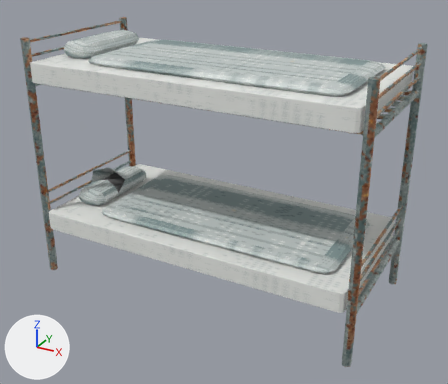
One commit to the glTF model models/bunkbed_ripped.glb: the scene before it, then after it.
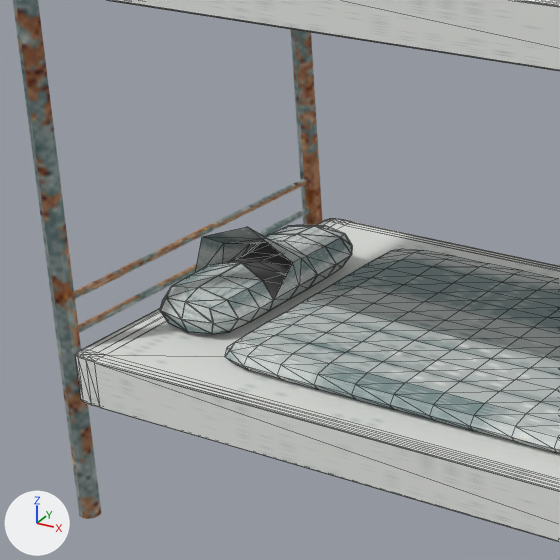
Each version appears first whole from a 50 mm camera at (3.05, -4.67, 3.79) aimed at (0.09, 0.7, 1.1), and next in a close-up on the part from 5% to 49% of the width and 23% to 74% of the height. Lighting does not change. The marker at lower left points along +X, +Y and +Z. The first two pictures are the older version. The close-ups show mesh edges as thin lines. Where no turn or scale is listed for an object, it has been applied to the vertices. Vertices at exactly the same position are counted once.
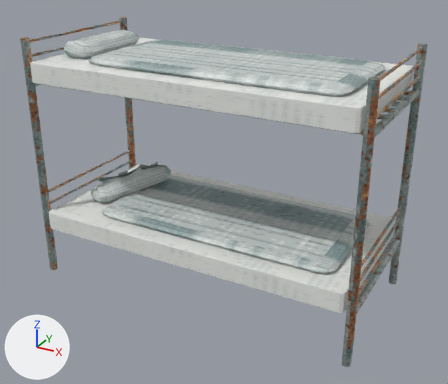
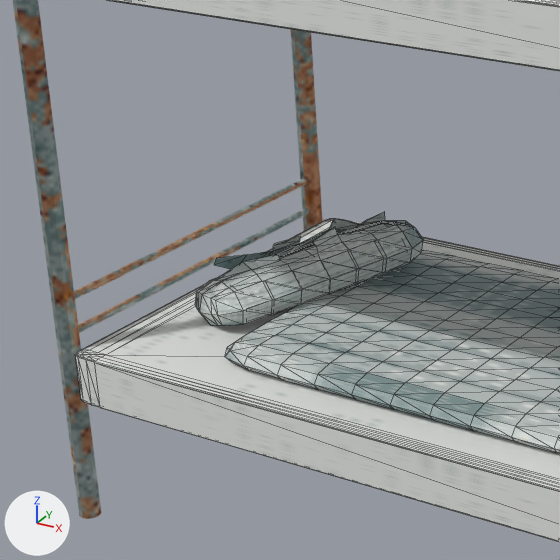
Location of each change, (x1, y1, x2, y2) in pixels of the close-ups (560 x 560 px):
'Cube.007', added: after (195, 212, 424, 326)
'Cube.002', deleted: before (160, 225, 352, 334)
'Cube.006', surface changed, reshaped, moved, turned: before (216, 242, 292, 300); after (279, 223, 403, 264)

The change, as a diff of the scene's bpy script:
```diff
--- a/models/bunkbed_ripped.glb.py
+++ b/models/bunkbed_ripped.glb.py
@@ mat_inside @@
 mat_inside = principled_material('inside')
-mat_inside.base_color = (0.128, 0.128, 0.128)  # dark grey #646464
+mat_inside.texture = img_sheets_pixelated
 mat_inside.roughness = 1.0
@@ me_cube_006 @@
 # used by ob_cube_006; location = (-1.445, 0.74, 0.856); scale = (0.225, 0.53, 0.112)
-me_cube_006.from_pydata(...)  # 20 vertices, 24 faces; spans x -0.91..0.91, y -0.35..0.5, z 0.0..0.91
+me_cube_006.from_pydata(...)  # 114 vertices, 224 faces; spans x -0.92..0.92, y -0.96..0.96, z -0.92..0.92
+# me_cube_006 part 1: the whole mesh is rebuilt
 me_cube_006.materials.append(mat_inside)
@@ me_cube_007 @@
+me_cube_007.from_pydata(...)  # 129 vertices, 224 faces; spans x -0.35..0.35, y -0.486..0.486, z -0.144..0.185
+me_cube_007.materials.append(mat_sheets)  # picture img_sheets_pixelated
@@ ob_cube_002 @@
-ob_cube_002 = bpy.data.objects.new('Cube.002', me_cube_001)
-ob_cube_002.location = (-1.445, 0.74, 0.856)
@@ ob_cube_006 @@
 ob_cube_006 = bpy.data.objects.new('Cube.006', me_cube_006)
-ob_cube_006.location = (-1.445, 0.74, 0.856)
+ob_cube_006.location = (-1.224, 0.803, 0.9)
+ob_cube_006.rotation_euler = (0.124, -0.191, -0.506)  # degrees (7.1, -11, -29)
 ob_cube_006.scale = (0.225, 0.53, 0.112)
@@ ob_cube_007 @@
+ob_cube_007 = bpy.data.objects.new('Cube.007', me_cube_007)
+ob_cube_007.location = (-1.224, 0.803, 0.9)
```
